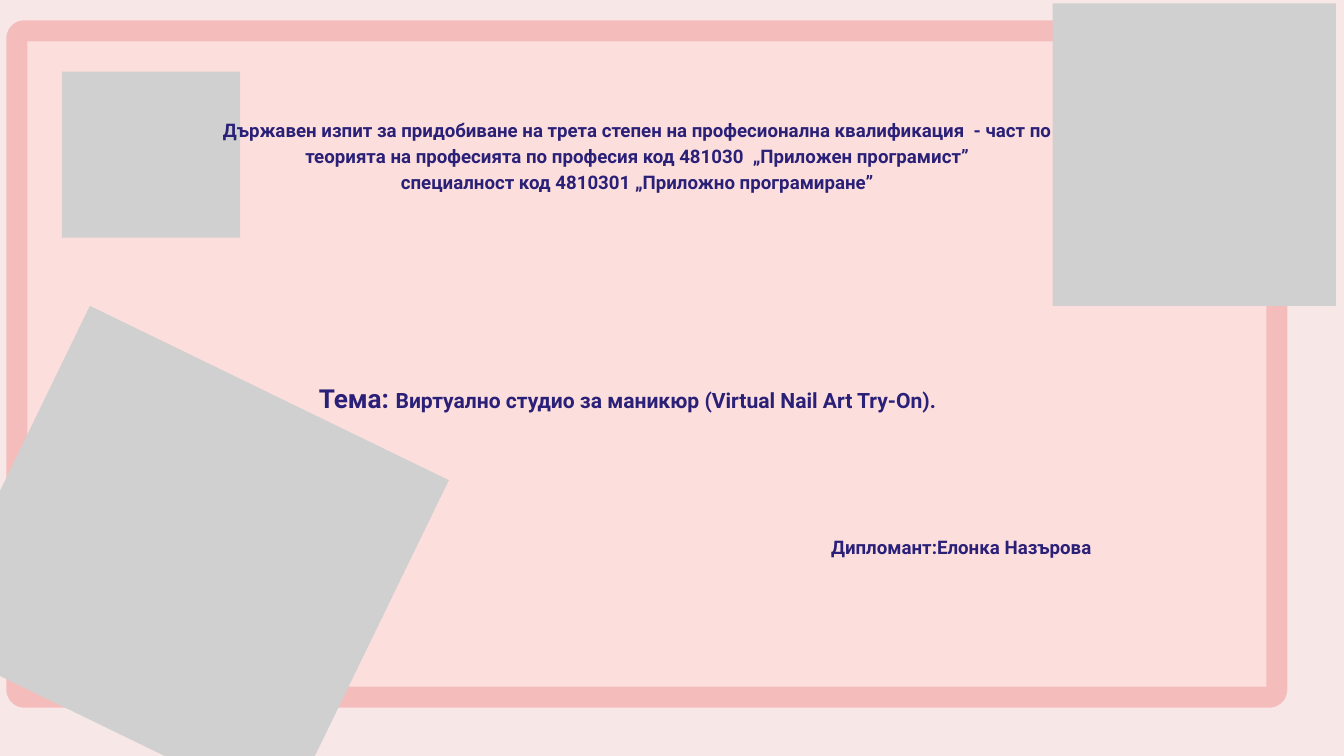
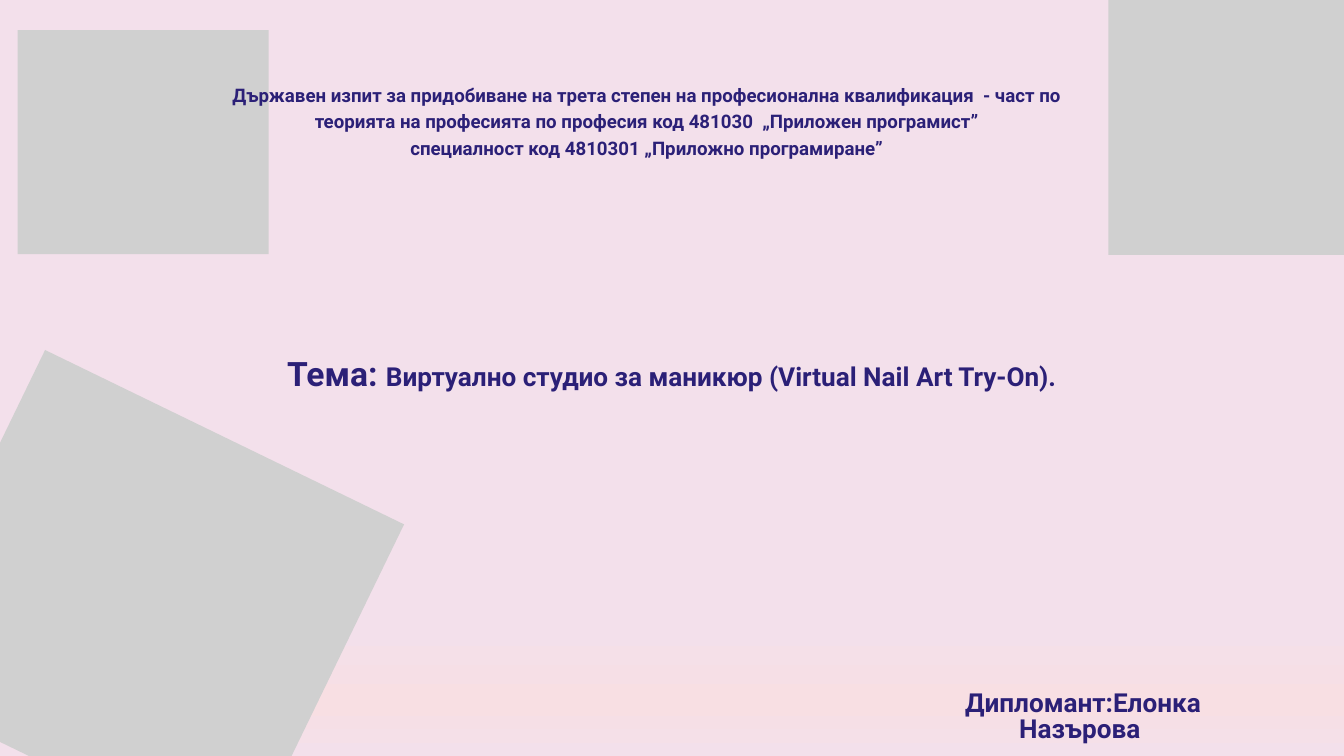
Before and after one commit to pgee-dzi2024/ThemePP_2606, a slide deck: slide 1 of DR/Защита.pptx. Drawn at 1344x756 pixels with LibreOffice and Linux fonts; fonts in the diff are those of the drawing; grey boxes stand for pictures. Boxes give left, top, right and bottom in pixels: in the first picture for what was removed or moved away, otherwise in the second. Text is boxed around its words. In the diff, an @@ line names an element or a change of style, - is before the commit and + after.

```diff
--- a/DR/Защита.pptx
+++ b/DR/Защита.pptx
@@ background #F8E7E7 to gradient #F3E0EB to #F8DFE3 @@
@@ picture: place and size @@
-picture at (1052, 3, 1335, 306)
+picture at (1108, 0, 1344, 255)
@@ picture: place and size @@
-picture at (62, 71, 241, 237)
+picture at (17, 30, 269, 254)
@@ freeform shape removed at (17, 31, 1277, 698) @@
@@ text "Държавен изпит за придобиване на ...": place and size @@
-text "Държавен изпит за придобиване на ..." at (223, 120, 1051, 193)
+text "Държавен изпит за придобиване на ..." at (232, 87, 1060, 159)
@@ picture: place and size @@
-picture at (0, 306, 449, 756)
+picture at (0, 350, 404, 756)
@@ text "Тема: Виртуално студио за маникюр ...": place and size @@
-text "Тема: Виртуално студио за маникюр ..." at (319, 389, 936, 413)
+text "Тема: Виртуално студио за маникюр ..." at (287, 362, 1056, 392)
@@ text "Тема: Виртуално студио за маникюр ..." at (287, 362, 1056, 392): size 28 to 36 pt in "Тема:"; size 22.5 to 28 pt @@
@@ text "Дипломант:Елонка Назърова": place and size @@
-text "Дипломант:Елонка Назърова" at (831, 540, 1092, 558)
+text "Дипломант:Елонка Назърова" at (965, 693, 1201, 744)
@@ text "Дипломант:Елонка Назърова" at (965, 693, 1201, 744): size 20 to 28 pt @@
```
Also in this commit, not shown: 3 other slides changed, 3 slides added, 2 slides removed, 1 other file.
